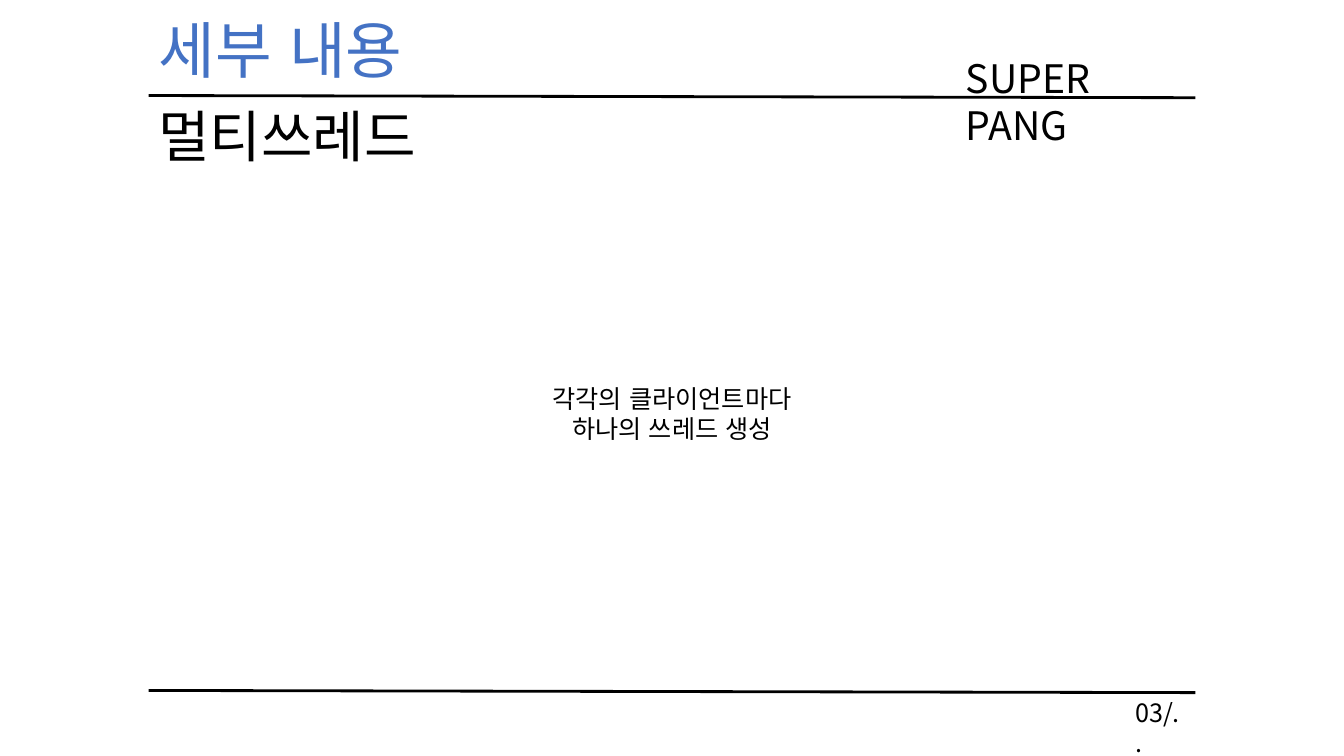
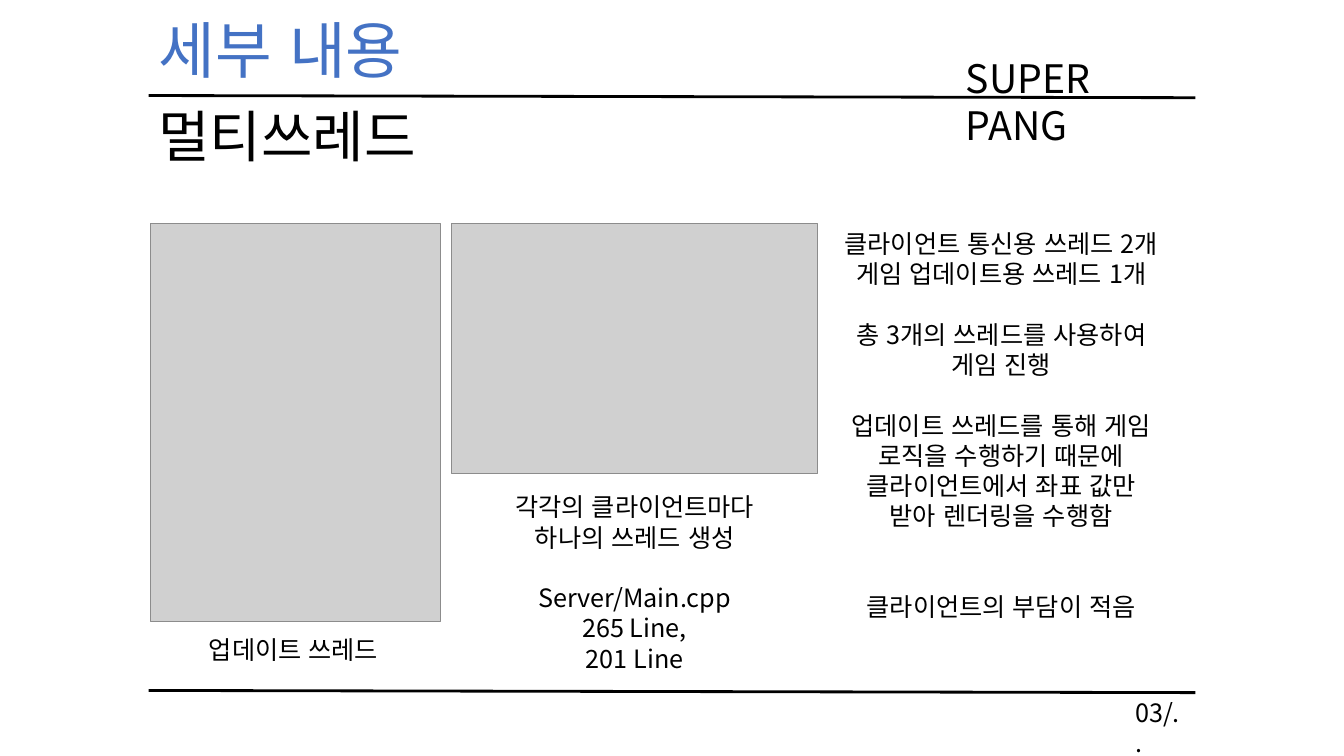
Before and after one commit to KimHaYoon/NetworkGamePrograming, a slide deck: slide 12 of 네트워크 게임 프로그래밍 레포트.pptx (slide 10 before the commit). Drawn at 1344x756 pixels with LibreOffice and Linux fonts; fonts in the diff are those of the drawing; grey boxes stand for pictures. Boxes give left, top, right and bottom in pixels: in the first picture for what was removed or moved away, otherwise in the second. Text is boxed around its words. In the diff, an @@ line names an element or a change of style, - is before the commit and + after.

```diff
--- a/네트워크 게임 프로그래밍 레포트.pptx
+++ b/네트워크 게임 프로그래밍 레포트.pptx
@@ picture added at [150, 224, 441, 622] @@
@@ picture added at [452, 224, 818, 474] @@
@@ text added at [845, 232, 1158, 618], 18 pt, text #000000 @@
+클라이언트 통신용 쓰레드 2개
+게임 업데이트용 쓰레드 1개
+총 3개의 쓰레드를 사용하여
+게임 진행
+업데이트 쓰레드를 통해 게임
+로직을 수행하기 때문에
+클라이언트에서 좌표 값만
+받아 렌더링을 수행함
+클라이언트의 부담이 적음
@@ text "각각의 클라이언트마다": place and size @@
-text "각각의 클라이언트마다" at [553, 387, 791, 440]
+text "각각의 클라이언트마다" at [515, 495, 754, 669]
@@ text at [538, 587, 731, 669]: paragraphs added @@
+Server/Main.cpp
+265 Line,
+201 Line
@@ text added at [209, 638, 379, 661], 18 pt, text #000000 @@
+업데이트 쓰레드
```
Also in this commit, not shown: 5 other slides changed, 2 slides added, 2 other files.
